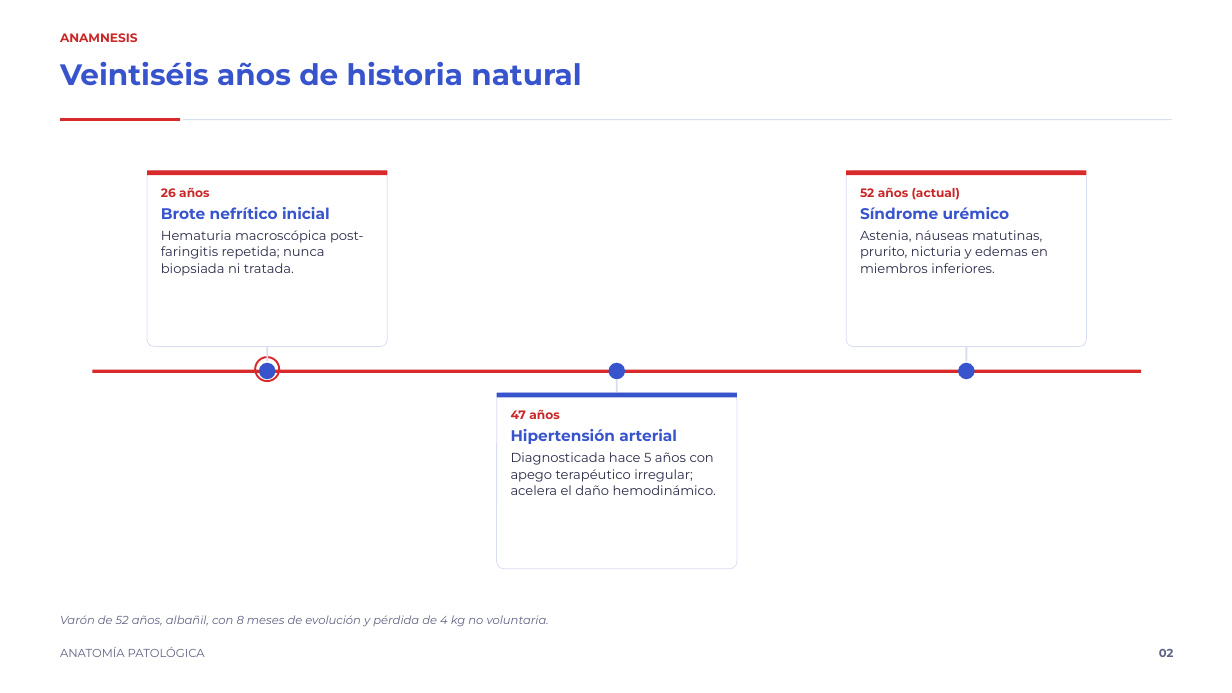
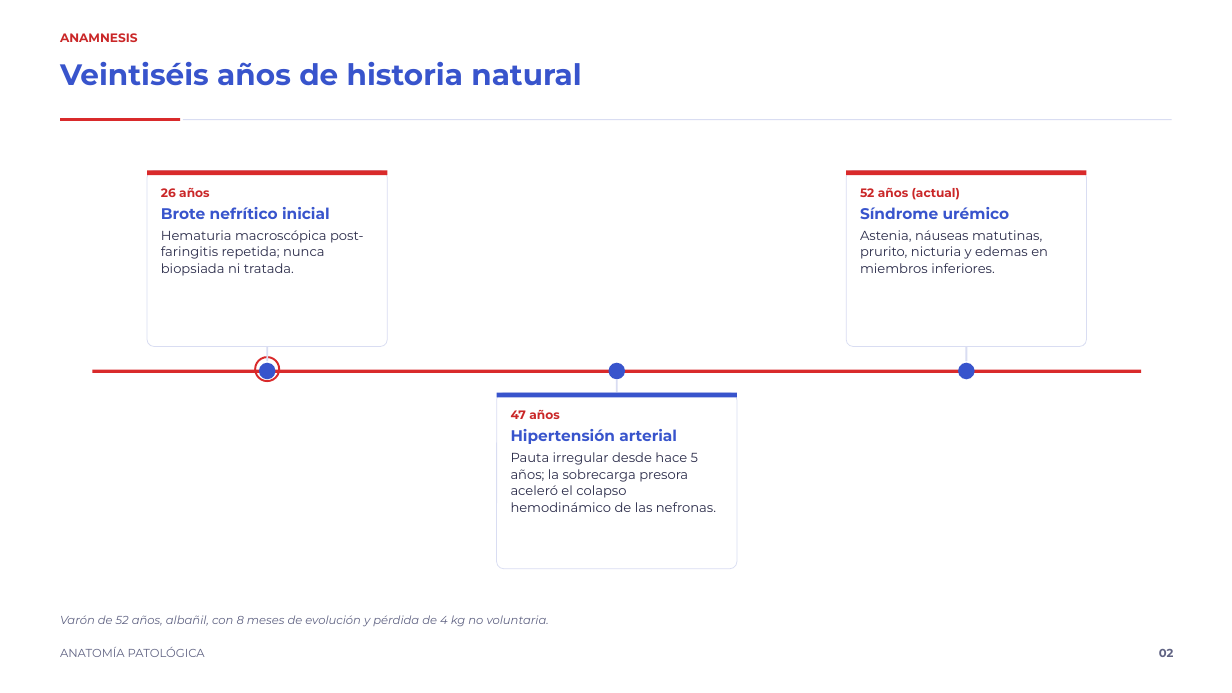
Before and after one commit to rpsin9096/slide-repo-v1, a slide deck: slide 2 of tema3-glomerulonefritis/tema3_glomerulonefritis_cronica.pptx. Drawn at 1232x693 pixels with LibreOffice and Linux fonts; fonts in the diff are those of the drawing. Boxes give left, top, right and bottom in pixels: in the first picture for what was removed or moved away, otherwise in the second. Text is boxed around its words. In the diff, an @@ line names an element or a change of style, - is before the commit and + after.

Commit message:
Apply PME v1.0 prose audit refinements and fix slide 3 overlap
Refinamientos de la Auditoría de Prosa Médica Deliberativa (PME v1.0):
- Slide 2: agencia causal explícita en el hito de los 47 años
  (sobrecarga presora -> colapso hemodinámico de las nefronas)
- Slide 4: el pie desempaqueta la atrofia hacia evidencia temporal
  (reducción simétrica que confirma la lesión crónica terminal)
- Slide 7: la lesión vascular como proceso causal
  (estrecha la luz -> isquemia posglomerular -> liberación de renina)
- Slide 9: clausura pragmática vinculante (> 85% de obsolescencia
  contraindica la inmunosupresión e impone terapia de sustitución renal)

Textos PME ajustados a los presupuestos del motor (110/140/125/140 car.)
y al guard de estilo ('colapso' solo con calificador literal).

Verificación de overlap en slide 3: stat_card con imagen solapaba el
panel del dato heroico con las tarjetas narrativas en 0,80 in x 1,52 in
(medido en el .pptx; el fixture del motor no cubre stat_card con imagen).
Slide 3 reestructurado como checklist con imagen (ítems 0,65-8,15 in;
imagen 8,35-12,65 in): mismo contenido de estudios + esquema de ecografía,
sin solapamiento. Escaneo geométrico de los 10 slides: slide 3 CLEAN.

Archivos: manifest.py, tema3_glomerulonefritis_cronica.pptx (rebuild),
README.md (nota PME + verificación de overlap), source/auditoria_pme_v1.md.

Verificaciones: lint PASS (10 slides), build OK, contraste 0 violaciones.

```diff
--- a/tema3-glomerulonefritis/tema3_glomerulonefritis_cronica.pptx
+++ b/tema3-glomerulonefritis/tema3_glomerulonefritis_cronica.pptx
@@ text at [511, 452, 716, 512]: text changed @@
-Diagnosticada hace 5 años con apego terapéutico irregular; acelera el daño hemodinámico.
+Pauta irregular desde hace 5 años; la sobrecarga presora aceleró el colapso hemodinámico de las nefronas.
```
Also in this commit, not shown: 4 other slides changed, 3 other files.
